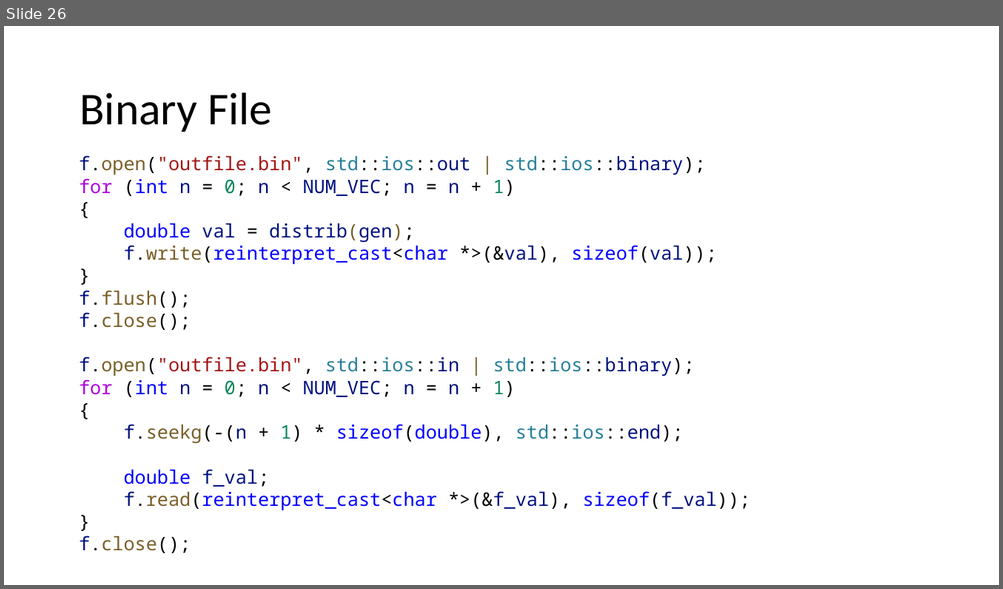
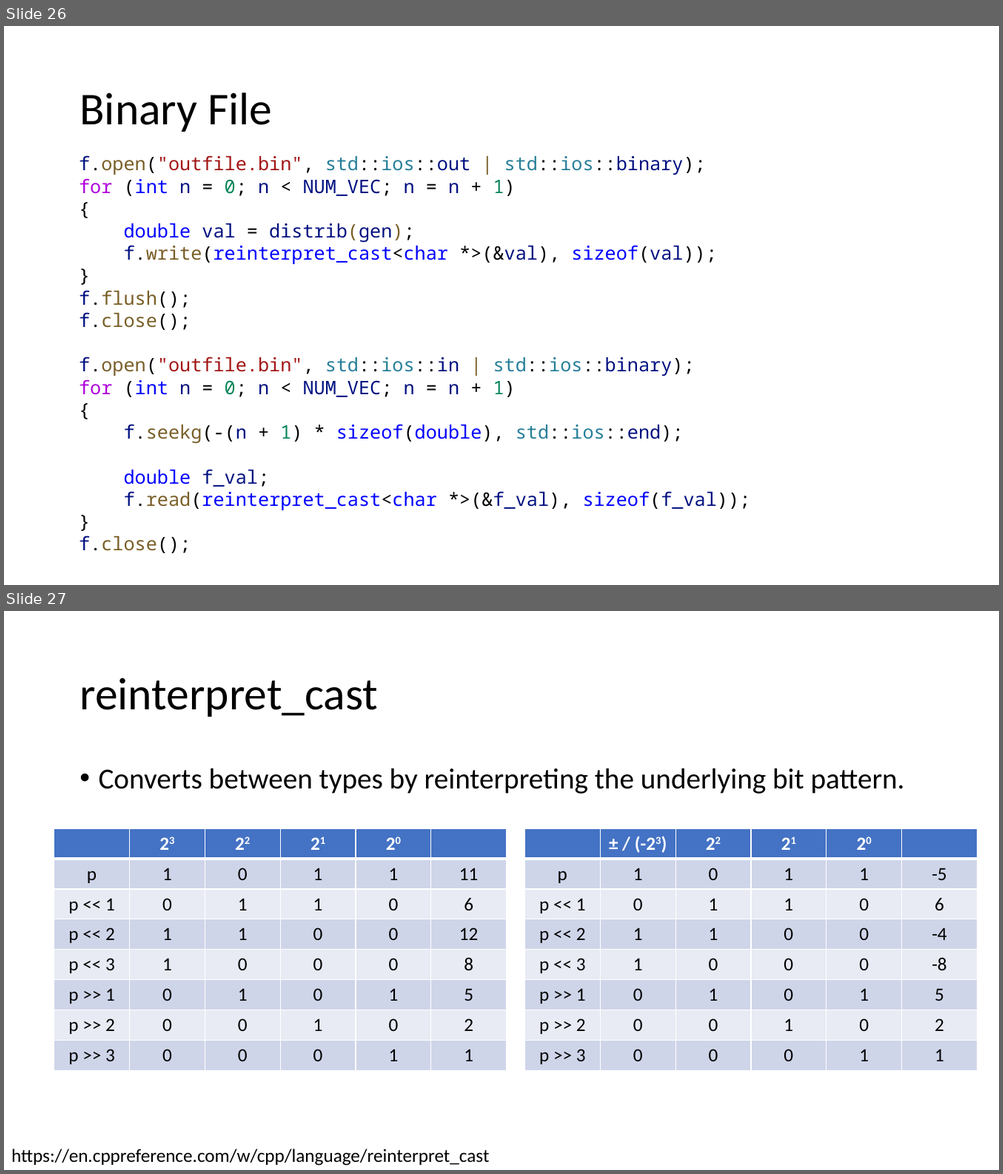
Before and after one commit to CNOCycle/cpp_tutorial, a slide deck: 11-stream_file/00-stream_file.pptx. Shown one above the other, each under a label of ours: slide 26 before the commit, slides 26 and 27 after it. The pictures are 1003x589 and 1003x1174 pixels, drawn with LibreOffice and Linux fonts; fonts in the diff are those of the drawing. Boxes give left, top, right and bottom in pixels: in the first picture for what was removed or moved away, otherwise in the second. Text is boxed around its words. In the diff, an @@ line names an element or a change of style, - is before the commit and + after.

```diff
--- a/11-stream_file/00-stream_file.pptx
+++ b/11-stream_file/00-stream_file.pptx
@@ slide 27 added at [4,611,999,1170], background #FFFFFF @@
@@ title added at [79,678,378,717], 44 pt, text #000000 @@
+reinterpret_cast
@@ text added at [99,768,905,794], 28 pt, text #000000 @@
+• Converts between types by reinterpreting the underlying bit pattern.
@@ table added at [54,829,506,1071], 8 rows, 6 columns @@
+ | 23 | 22 | 21 | 20 | 
+p | 1 | 0 | 1 | 1 | 11
+p << 1 | 0 | 1 | 1 | 0 | 6
+p << 2 | 1 | 1 | 0 | 0 | 12
+p << 3 | 1 | 0 | 0 | 0 | 8
+p >> 1 | 0 | 1 | 0 | 1 | 5
+p >> 2 | 0 | 0 | 1 | 0 | 2
+p >> 3 | 0 | 0 | 0 | 1 | 1
@@ table added at [525,829,977,1071], 8 rows, 6 columns @@
+ | ± / (-23) | 22 | 21 | 20 | 
+p | 1 | 0 | 1 | 1 | -5
+p << 1 | 0 | 1 | 1 | 0 | 6
+p << 2 | 1 | 1 | 0 | 0 | -4
+p << 3 | 1 | 0 | 0 | 0 | -8
+p >> 1 | 0 | 1 | 0 | 1 | 5
+p >> 2 | 0 | 0 | 1 | 0 | 2
+p >> 3 | 0 | 0 | 0 | 1 | 1
@@ text added at [11,1149,489,1166], 18 pt, text #000000 @@
+https://en.cppreference.com/w/cpp/language/reinterpret_cast
```
Also in this commit, not shown: 1 slide changed, 52 other files.
